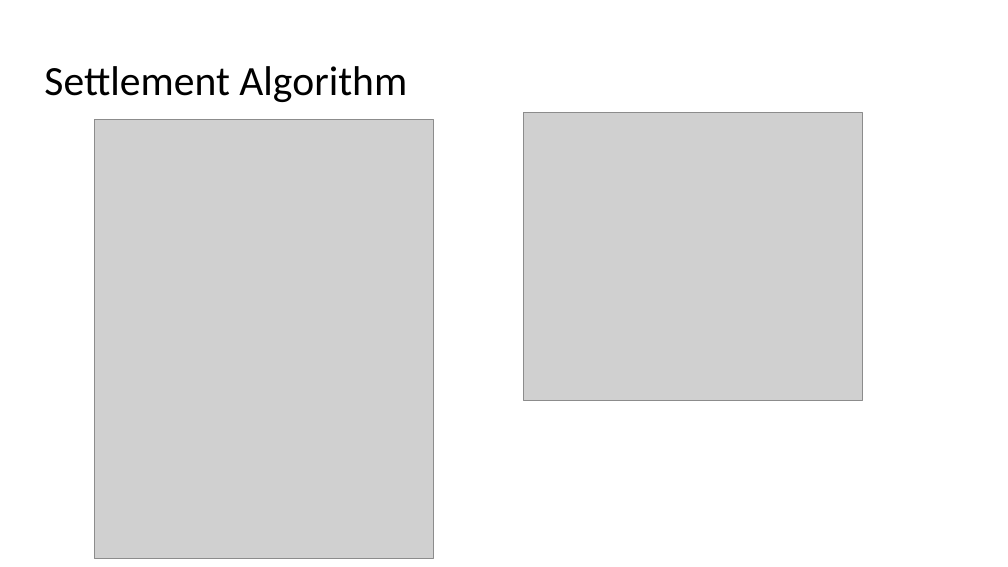
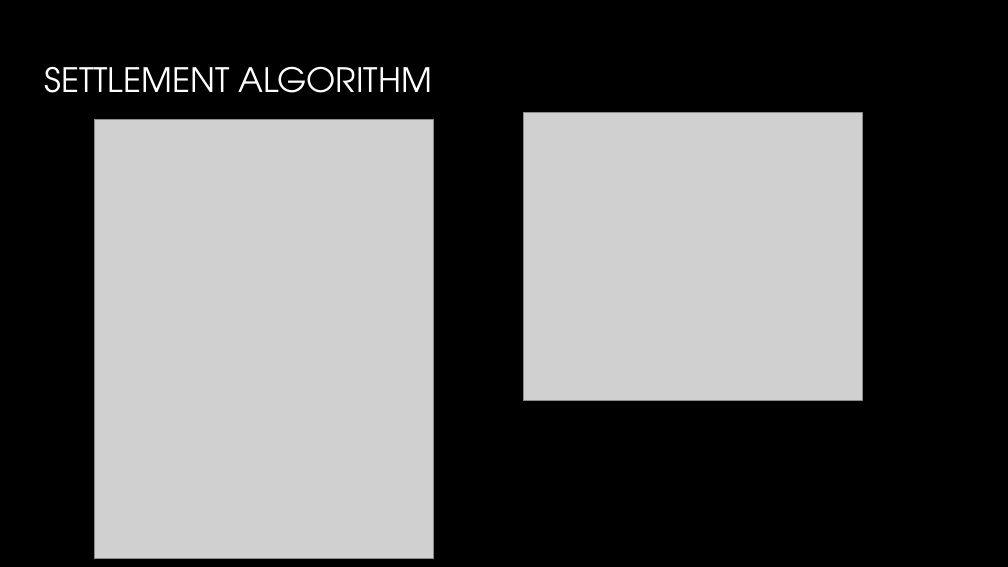
Before and after one commit to JacobEberhardt/decentralized-energy-trading, a slide deck: slide 12 of documentation/Milestone Presentation.pptx (slide 9 before the commit). Drawn at 1008x567 pixels with LibreOffice and Linux fonts; fonts in the diff are those of the drawing; grey boxes stand for pictures; background and template pictures are left out. Boxes give left, top, right and bottom in pixels: in the first picture for what was removed or moved away, otherwise in the second. Text is boxed around its words. In the diff, an @@ line names an element or a change of style, - is before the commit and + after.

```diff
--- a/documentation/Milestone Presentation.pptx
+++ b/documentation/Milestone Presentation.pptx
@@ background #FFFFFF to picture (left out) @@
@@ title at (44, 66, 432, 93): text changed; size 29.7 to 24 pt; font Calibri to TeX Gyre Adventor; text colour #000000 to gradient #FFFFFF to #A6A6A6 @@
-Settlement Algorithm
+SETTLEMENT ALGORITHM
```
Also in this commit, not shown: 7 other slides changed, 6 slides added, 3 slides removed.
